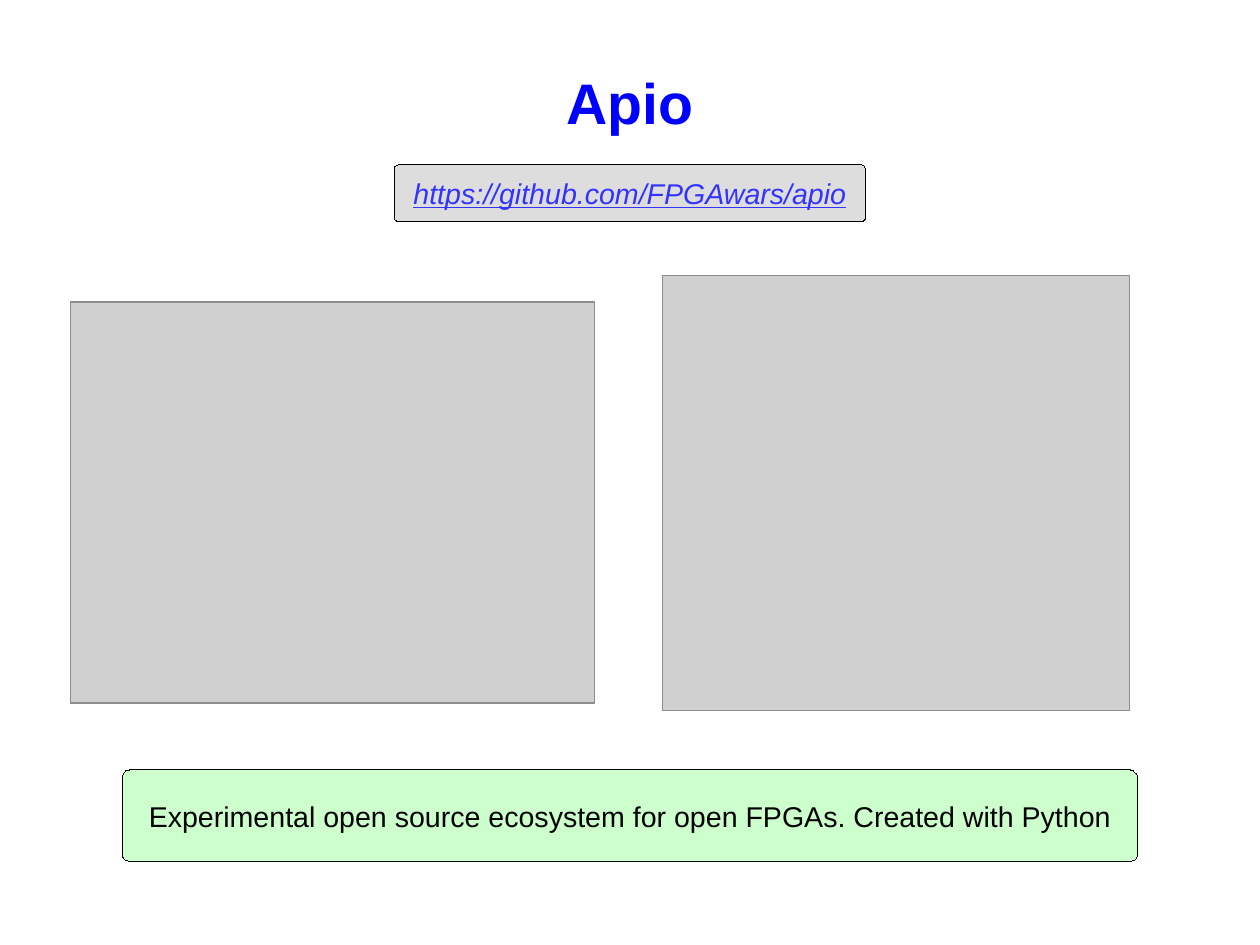
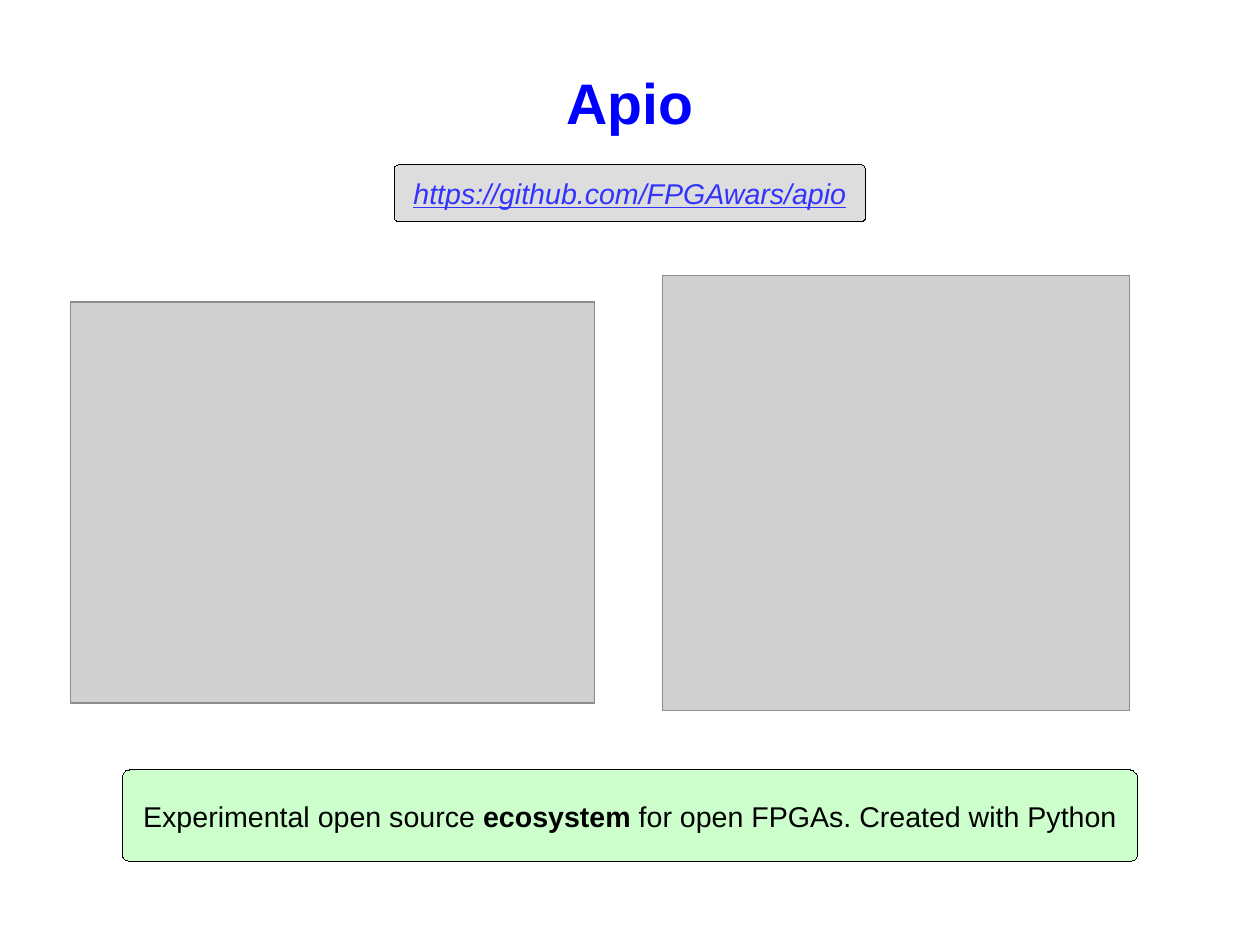
Before and after one commit to FPGAwars/workshops, a slide deck: slide 17 of 2016-11-05-OSHWDem16/presentation/slides.odp. Drawn at 1260x945 pixels with LibreOffice and Linux fonts; fonts in the diff are those of the drawing; grey boxes stand for pictures; background and template pictures are left out. Boxes give left, top, right and bottom in pixels: in the first picture for what was removed or moved away, otherwise in the second. Text is boxed around its words. In the diff, an @@ line names an element or a change of style, - is before the commit and + after.

```diff
--- a/2016-11-05-OSHWDem16/presentation/slides.odp
+++ b/2016-11-05-OSHWDem16/presentation/slides.odp
@@ rounded rectangle "Experimental open source ecosystem for ..." at (122,771,1139,862): bold on in "ecosystem" @@
```
Also in this commit, not shown: 14 other slides changed, 1 slide added, 1 other file.
